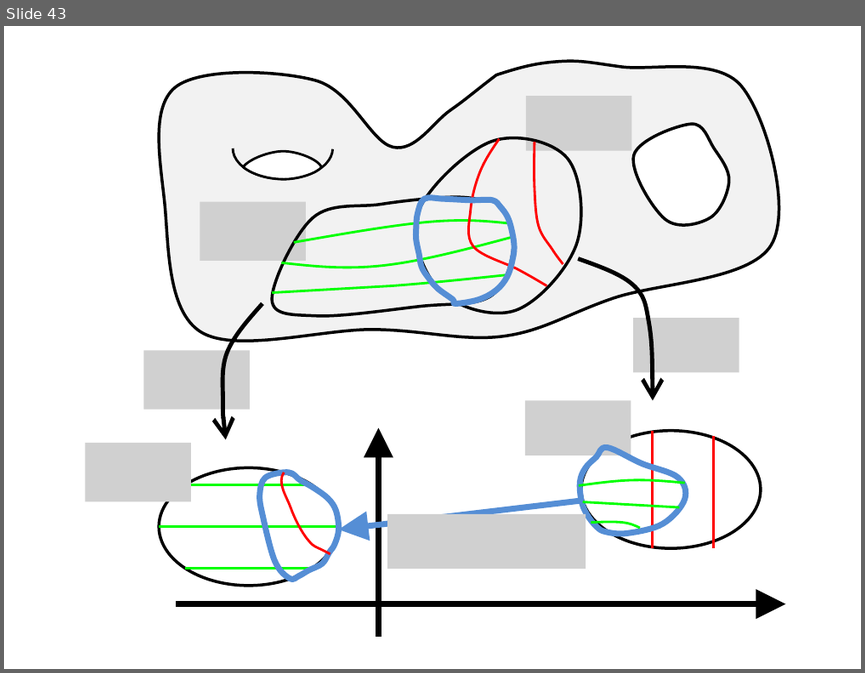
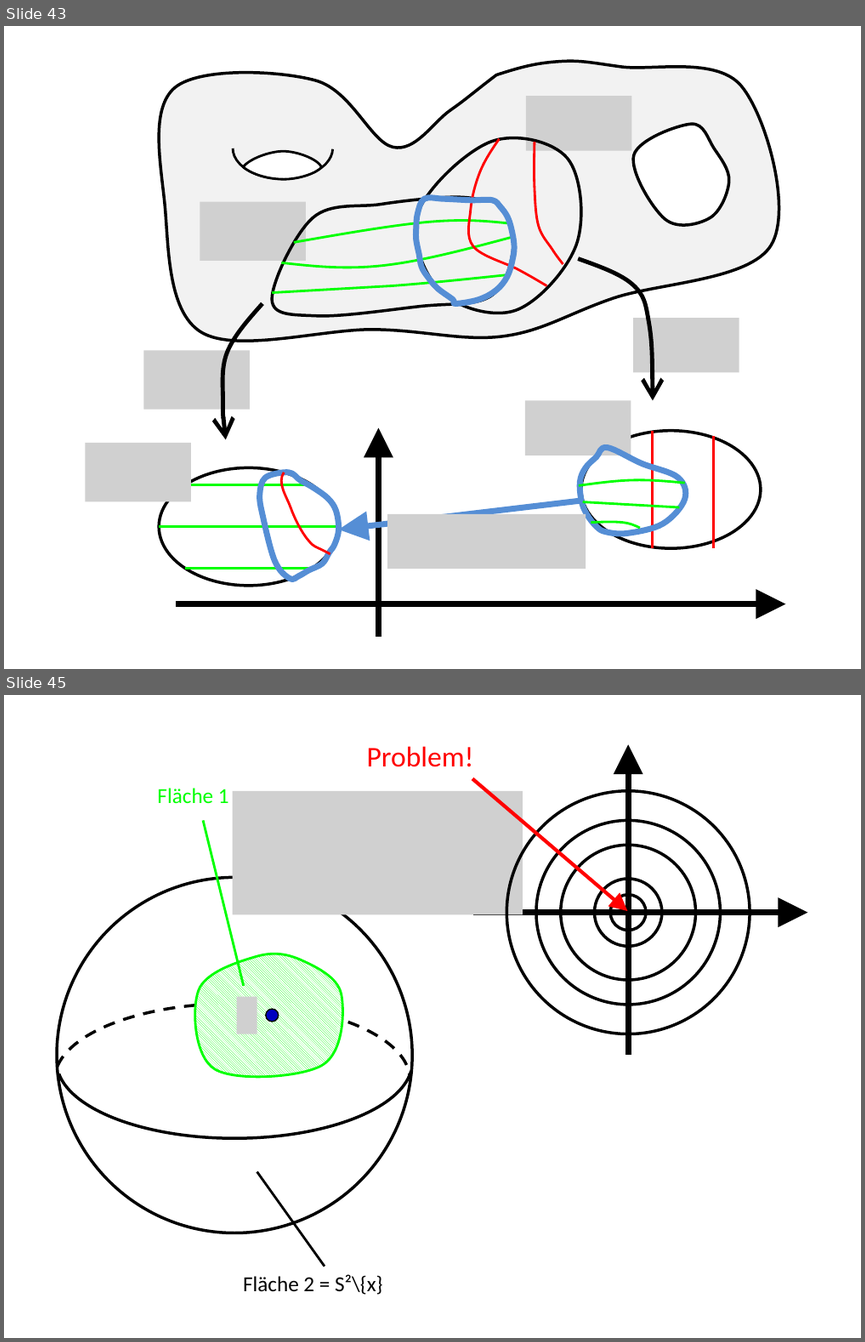
Before and after one commit to lutteropp/GeoTopo, a slide deck: images/Bilder.pptx. Shown one above the other, each under a label of ours: slide 43 before the commit, slides 43 and 45 after it; the slides between them are not shown. The pictures are 865x673 and 865x1342 pixels, drawn with LibreOffice and Linux fonts; fonts in the diff are those of the drawing; grey boxes stand for pictures. Boxes give left, top, right and bottom in pixels: in the first picture for what was removed or moved away, otherwise in the second. Text is boxed around its words. In the diff, an @@ line names an element or a change of style, - is before the commit and + after.

```diff
--- a/images/Bilder.pptx
+++ b/images/Bilder.pptx
@@ slide 45 added at <box>4,695,861,1338</box>, background #FFFFFF @@
@@ arrow added from (628, 1055) to (628, 744), #000000 5 pt @@
@@ text added at <box>367,746,474,767</box>, 24 pt, text #FF0000 @@
+Problem!
@@ text added at <box>157,788,229,803</box>, 18 pt, text #00FF00 @@
+Fläche 1
@@ picture added at <box>232,791,522,914</box> @@
@@ arrow added from (472, 779) to (628, 911), #FF0000 3 pt @@
@@ ellipse added at <box>507,791,749,1033</box>, outline #000000 2.5 pt @@
@@ line added from (203, 820) to (244, 986), #00FF00 2 pt @@
@@ ellipse added at <box>536,820,721,1004</box>, outline #000000 2.5 pt @@
@@ ellipse added at <box>561,845,695,980</box>, outline #000000 2.5 pt @@
@@ ellipse added at <box>57,878,413,1233</box>, outline #000000 2.5 pt @@
@@ ellipse added at <box>595,879,662,946</box>, outline #000000 2.5 pt @@
@@ ellipse added at <box>611,895,647,930</box>, outline #000000 2.5 pt @@
@@ arrow added from (472, 913) to (808, 913), #000000 5 pt @@
@@ freeform shape added at <box>195,953,342,1077</box>, fill pattern #00FF00 on #FFFFFF, outline #00FF00 2 pt @@
@@ arc (boxed as its full ellipse) added at <box>57,986,413,1138</box>, outline #000000 2.5 pt @@
@@ picture added at <box>237,997,257,1034</box> @@
@@ arc (boxed as its full ellipse) added at <box>54,1004,410,1156</box>, outline #000000 2.5 pt dashed @@
@@ ellipse added at <box>265,1009,279,1021</box>, fill #0000C0, outline #000000 1 pt @@
@@ line added from (324, 1265) to (256, 1171), #000000 2 pt @@
@@ text added at <box>243,1274,382,1294</box>, 18 pt, text #000000 @@
+Fläche 2 = S²\{x}
```
Also in this commit, not shown: 2 other slides added, 12 other files.
